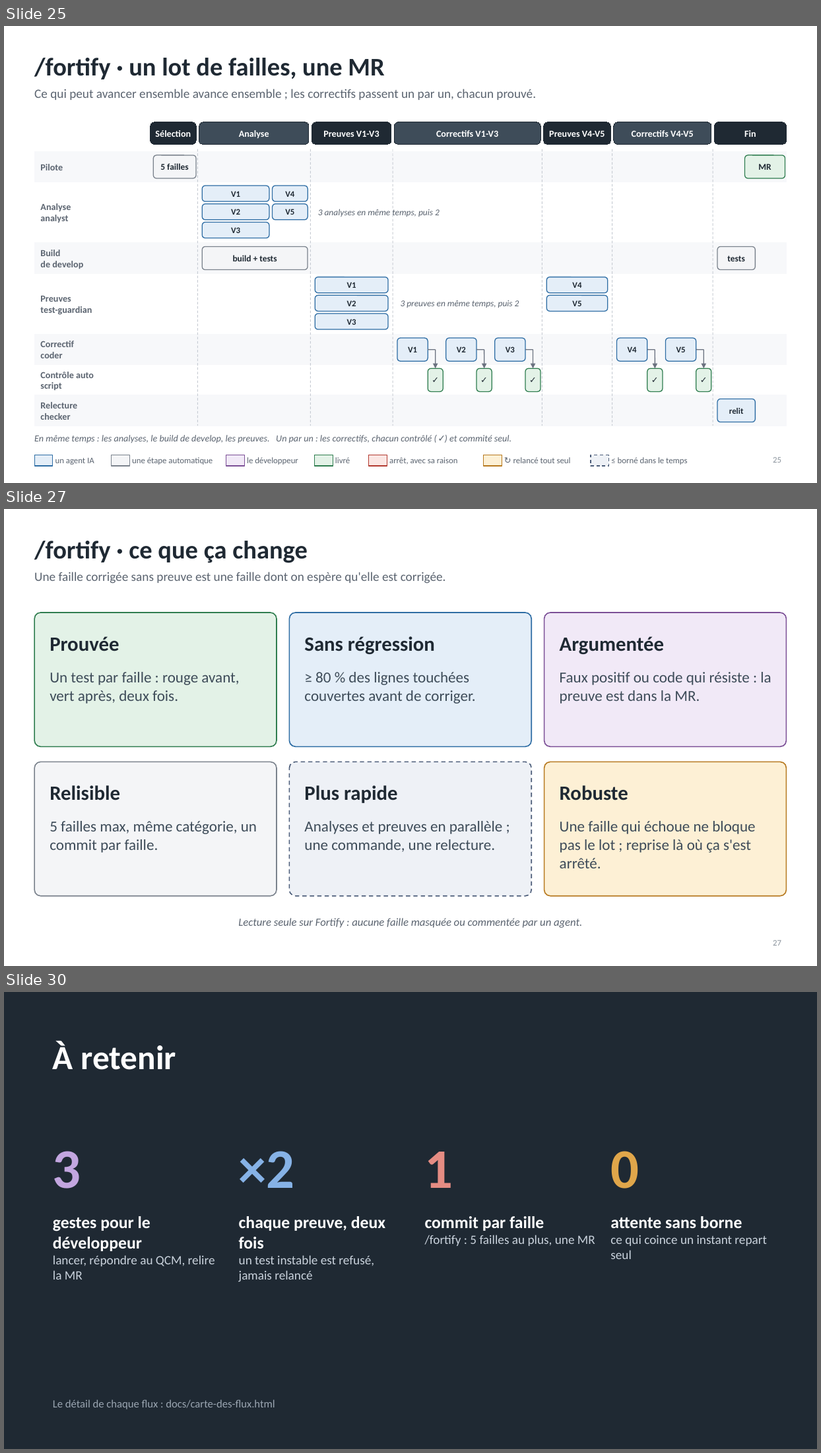
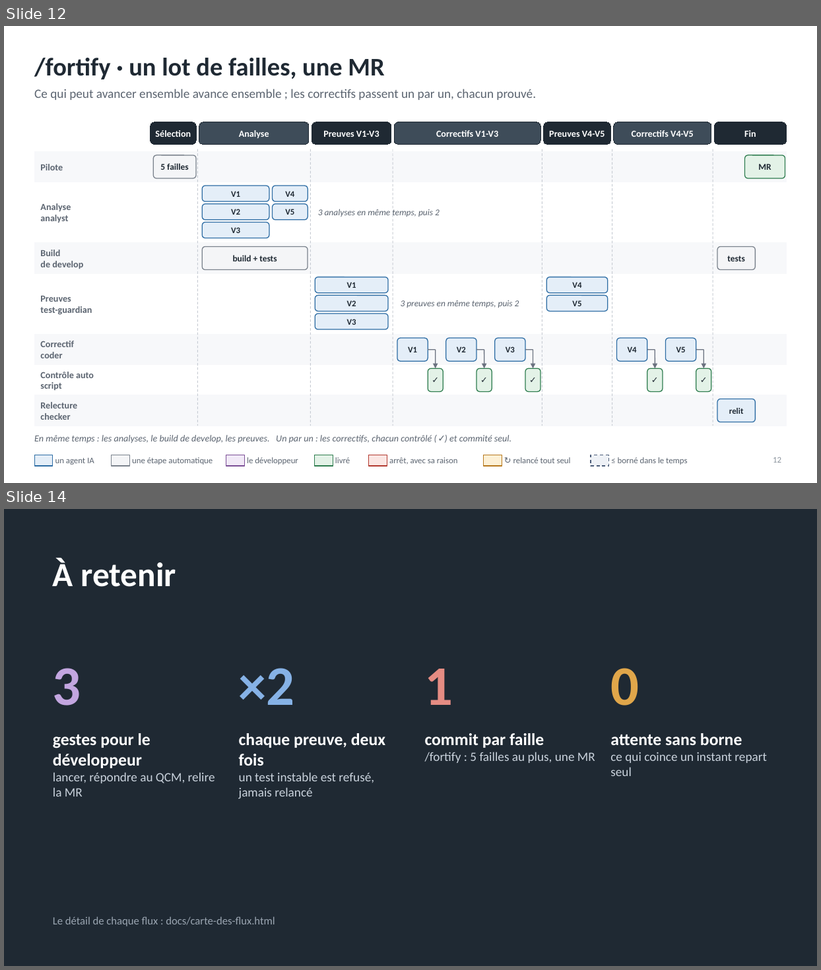
Before and after one commit to RabieDerouiche/OpenRDCode, a slide deck: opencode-v2/docs/presentation-tech-leads.pptx. Shown one above the other, each under a label of ours: slides 25, 27 and 30 before the commit, slides 12 and 14 after it; the slides between them are not shown. The pictures are 821x1453 and 821x970 pixels, drawn with LibreOffice and Linux fonts; fonts in the diff are those of the drawing. Boxes give left, top, right and bottom in pixels: in the first picture for what was removed or moved away, otherwise in the second. Text is boxed around its words. In the diff, an @@ line names an element or a change of style, - is before the commit and + after.

```diff
--- a/opencode-v2/docs/presentation-tech-leads.pptx
+++ b/opencode-v2/docs/presentation-tech-leads.pptx
@@ slide 27 removed at (4,509,817,966), background #FFFFFF @@
@@ title removed at (34,541,308,563) @@
-/fortify · ce que ça change
@@ text removed at (34,572,446,584) @@
-Une faille corrigée sans preuve est une faille dont on espère qu'elle est corrigée.
@@ rounded rectangle removed at (34,613,277,747) @@
@@ rounded rectangle removed at (290,613,531,747) @@
@@ rounded rectangle removed at (545,613,787,747) @@
@@ text removed at (50,636,119,652) @@
-Prouvée
@@ text removed at (304,636,435,654) @@
-Sans régression
@@ text removed at (560,636,664,655) @@
-Argumentée
@@ text removed at (50,672,239,704) @@
-Un test par faille : rouge avant, vert après, deux fois.
@@ text removed at (304,672,476,704) @@
-≥ 80 % des lignes touchées couvertes avant de corriger.
@@ text removed at (560,672,771,704) @@
-Faux positif ou code qui résiste : la preuve est dans la MR.
@@ rounded rectangle removed at (34,762,277,896) @@
@@ rounded rectangle removed at (290,762,531,896) @@
@@ rounded rectangle removed at (545,762,787,896) @@
@@ text removed at (50,786,120,801) @@
-Relisible
@@ text removed at (304,786,398,803) @@
-Plus rapide
@@ text removed at (560,786,628,801) @@
-Robuste
@@ text removed at (50,821,257,853) @@
-5 failles max, même catégorie, un commit par faille.
@@ text removed at (304,821,503,852) @@
-Analyses et preuves en parallèle ; une commande, une relecture.
@@ text removed at (560,821,755,869) @@
-Une faille qui échoue ne bloque pas le lot ; reprise là où ça s'est arrêté.
@@ text removed at (238,918,582,928) @@
-Lecture seule sur Fortify : aucune faille masquée ou commentée par un agent.
@@ page number removed at (773,941,781,946) @@
-27
@@ what was slide 25 is now slide 12 @@
@@ page number at (773,458,781,463): text changed @@
-25
+12
@@ what was slide 30 is now slide 14 @@
```
Also in this commit, not shown: 7 slides changed, 1 slide added, 16 other slides removed, 3 other files.
